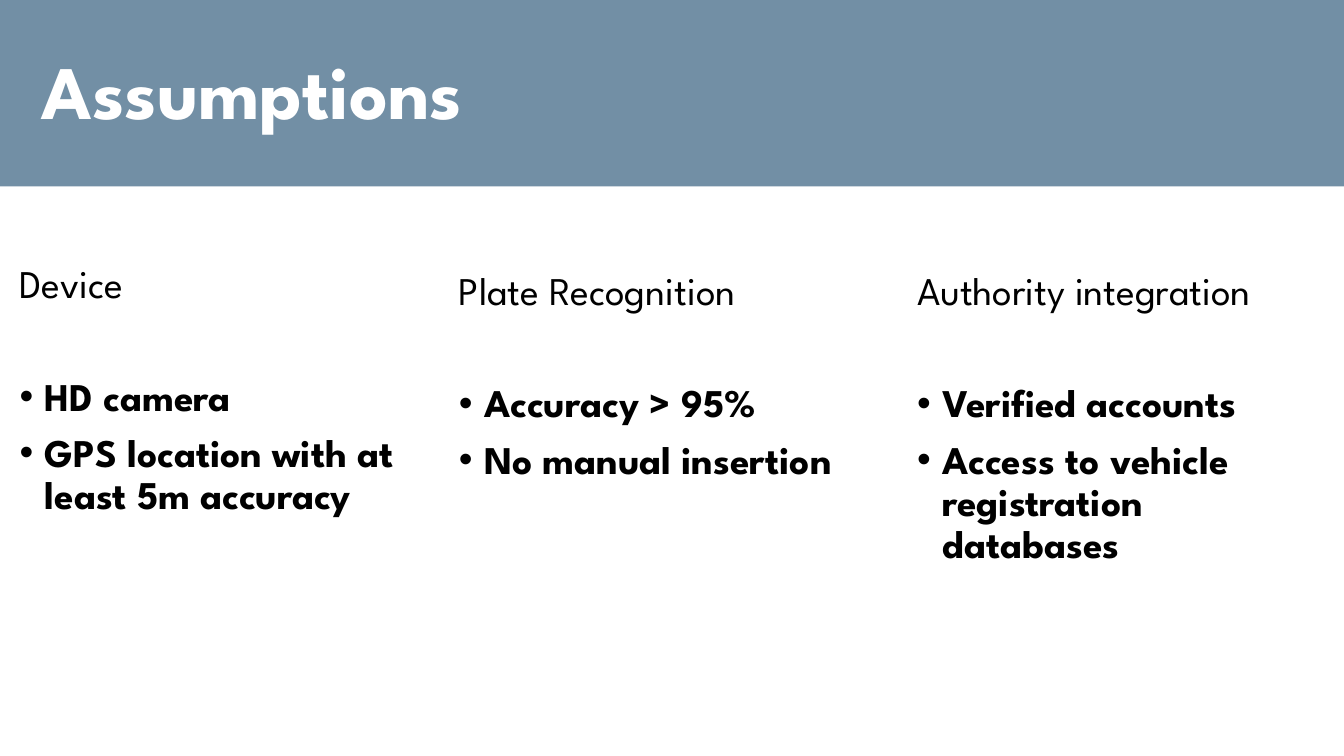
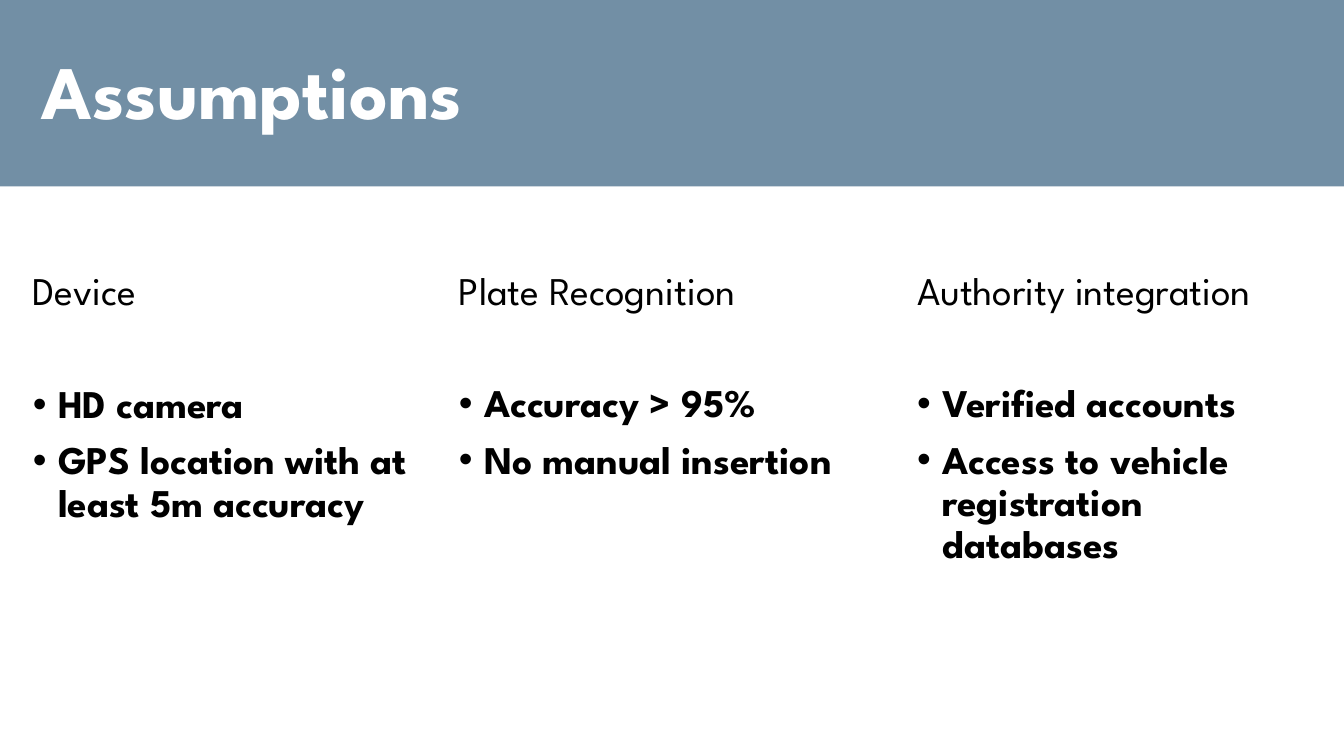
Before and after one commit to TiberioG/SoftwareEngineering2Polimi, a slide deck: slide 5 of Presentation1.pptx. Drawn at 1344x756 pixels with LibreOffice and Linux fonts; fonts in the diff are those of the drawing. Boxes give left, top, right and bottom in pixels: in the first picture for what was removed or moved away, otherwise in the second. Text is boxed around its words. In the diff, an @@ line names an element or a change of style, - is before the commit and + after.

```diff
--- a/Presentation1.pptx
+++ b/Presentation1.pptx
@@ text "Device": place and size @@
-text "Device" at (20,272,393,517)
+text "Device" at (33,279,406,525)
```
Also in this commit, not shown: 2 other slides changed.
